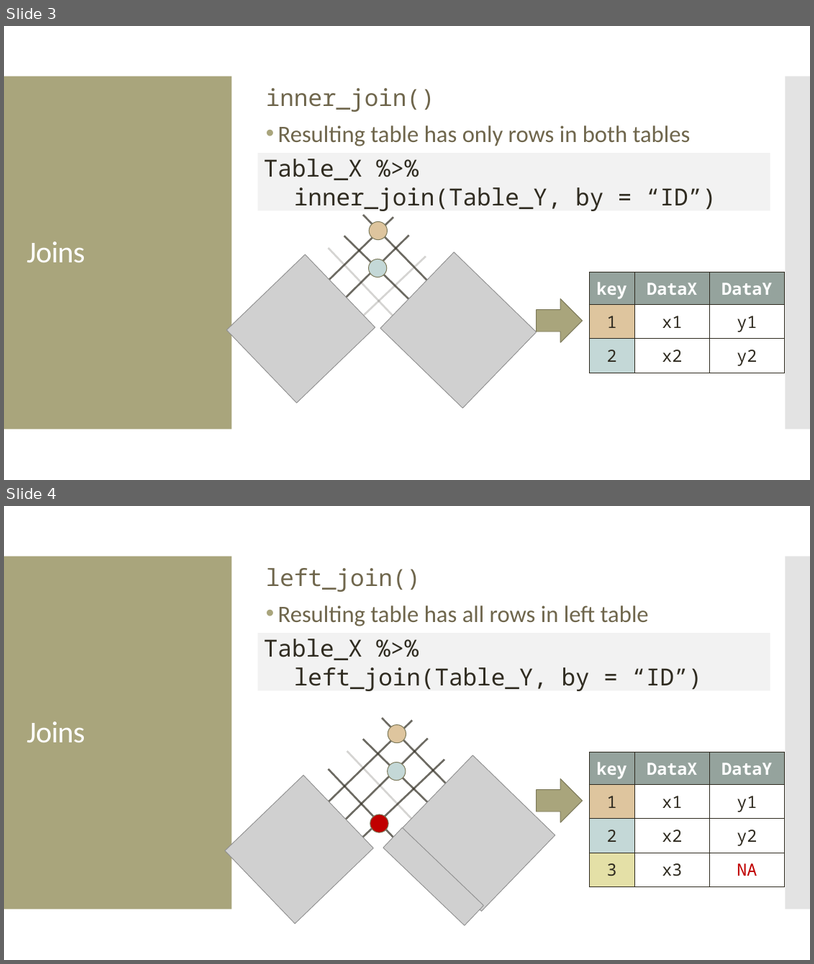
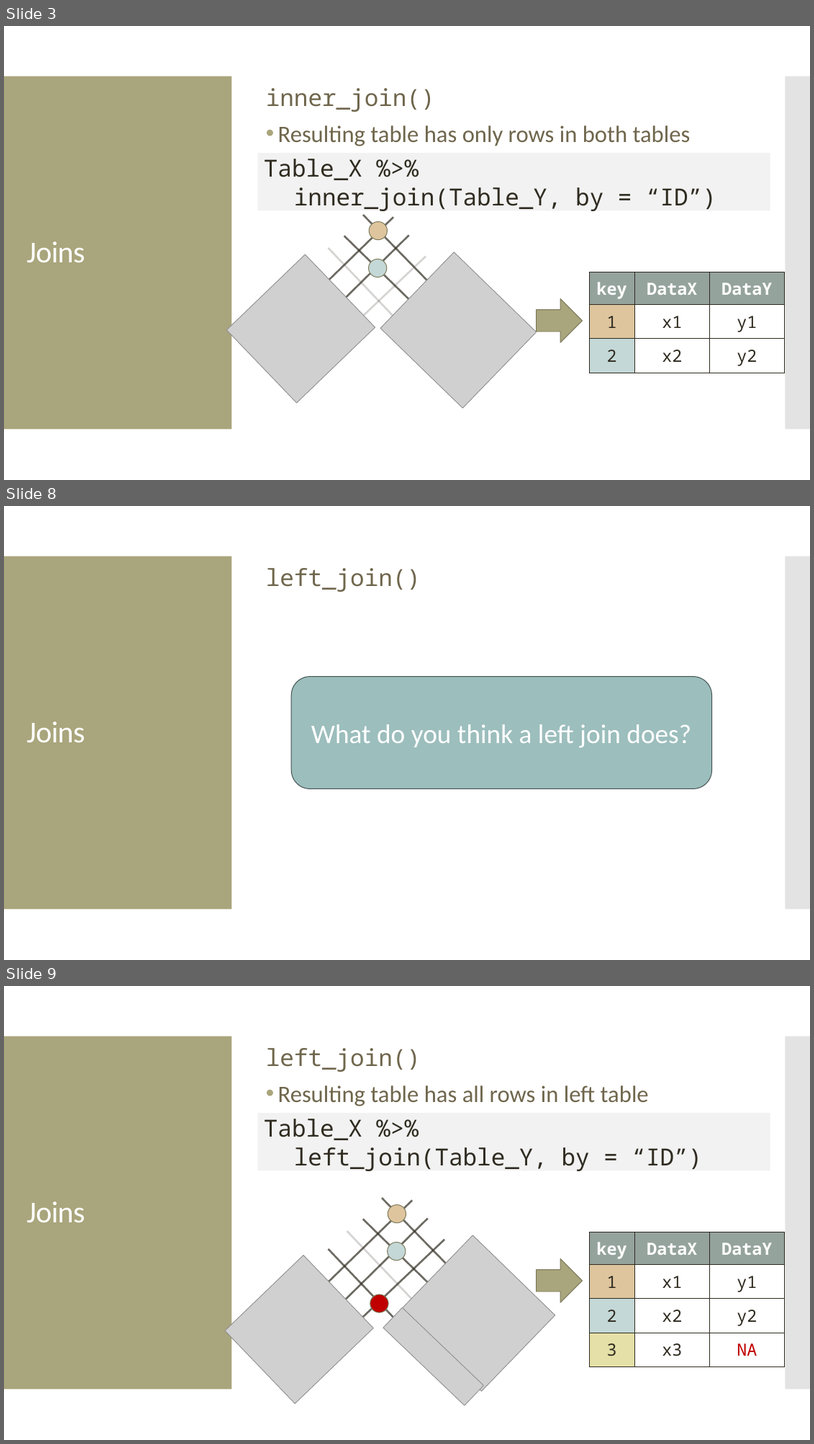
Before and after one commit to amosca01/Intro-DS-F23, a slide deck: slides/13-data-wrangling-joins2.pptx. Shown one above the other, each under a label of ours: slides 3 and 4 before the commit, slides 3, 8 and 9 after it; the slides between them are not shown. The pictures are 814x964 and 814x1444 pixels, drawn with LibreOffice and Linux fonts; fonts in the diff are those of the drawing; grey boxes stand for pictures. Boxes give left, top, right and bottom in pixels: in the first picture for what was removed or moved away, otherwise in the second. Text is boxed around its words. In the diff, an @@ line names an element or a change of style, - is before the commit and + after.

```diff
--- a/slides/13-data-wrangling-joins2.pptx
+++ b/slides/13-data-wrangling-joins2.pptx
@@ slide 8 added at (4, 506, 810, 960), background #FFFFFF; not listed: 2 template elements that a slide beside it also shows @@
@@ text added at (266, 568, 421, 592), 28 pt, text #6F664C @@
+left_join()
@@ rounded rectangle added at (291, 677, 712, 789), fill #9CBEBD, outline #445353 0.85 pt, 32 pt, text #FFFFFF @@
+What do you think a left join does?
@@ title added at (27, 721, 85, 742), 36 pt, text #FFFFFF @@
+Joins
@@ what was slide 4 is now slide 9 @@
```
Also in this commit, not shown: 15 other slides added, 14 other files.
